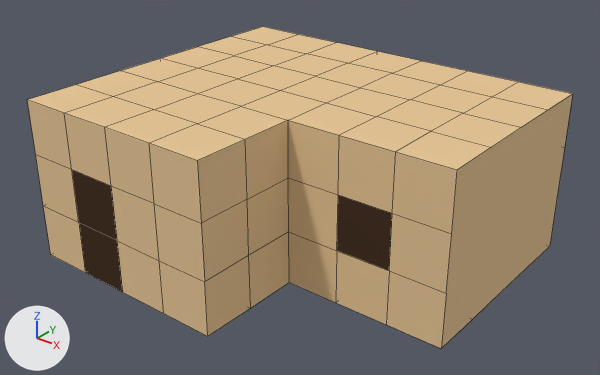
An edit to the Blender file Assets/Models/house_2.blend, drawn before and after from the same camera.
Both versions are drawn from a 50 mm lens placed at (8.8, -10.44, 7.75), pointed at (0.51, -0.09, 1.33). Every picture has the same lights, and +X, +Y and +Z are marked at lower left. Mesh edges are drawn as thin lines.
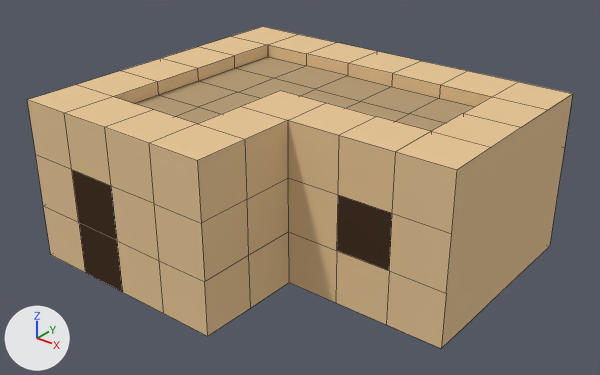
Location of each change, [x1, y1, x2, y2] in pixels of the pictures (600 x 375 px):
```json
{"part": 1, "of": "me_cube", "change": "built on", "before": [114, 45, 492, 131], "after": [114, 45, 492, 131]}
```

Scene script edits in JSON lines:
```json
{"op": "add", "block": "mat_stone_2", "code": ["mat_stone_2 = diffuse_material('Stone_2')", "mat_stone_2.base_color = (0.477, 0.343, 0.191)  # beige #b89e79"]}
{"block": "me_cube", "where": "# used by ob_cube; location = (0.0, 0.0, 0.0)"}
{"op": "remove", "block": "me_cube", "code": "me_cube.from_pydata(...)  # 146 vertices, 139 faces; spans x -3.0..4.0, y -3.0..3.0, z 0.0..3.0"}
{"op": "add", "block": "me_cube", "code": "me_cube.from_pydata(...)  # 140 vertices, 121 faces; spans x -3.0..4.0, y -3.0..3.0, z 0.0..3.0"}
{"block": "me_cube", "change": "me_cube part 1"}
{"block": "me_cube", "change": "6 vertices are removed from x -1.0..2.0, y -1.0..1.0, z 3.0"}
{"block": "me_cube", "change": "14 faces are deleted"}
{"block": "me_cube", "change": "6 vertices are added at (0.0, 1.0, 2.75), (1.0, 1.0, 2.75), (-1.0, -1.0, 2.75), (2.0, 1.0, 2.75), (-1.0, 0.0, 2.75), (-1.0, 1.0, 2.75)"}
{"block": "me_cube", "change": "18 new vertices lie (0.0, 0.0, -0.25) away from vertices in x -2.0..3.0, y -2.0..2.0, z 3.0"}
{"block": "me_cube", "change": "18 new faces join them, mat_stone (beige #e7c798)"}
{"block": "me_cube", "change": "14 new faces join them, mat_stone_2 (beige #b89e79)"}
{"op": "add", "block": "me_cube", "code": "me_cube.materials.append(mat_stone_2)  # beige #b89e79"}
```
